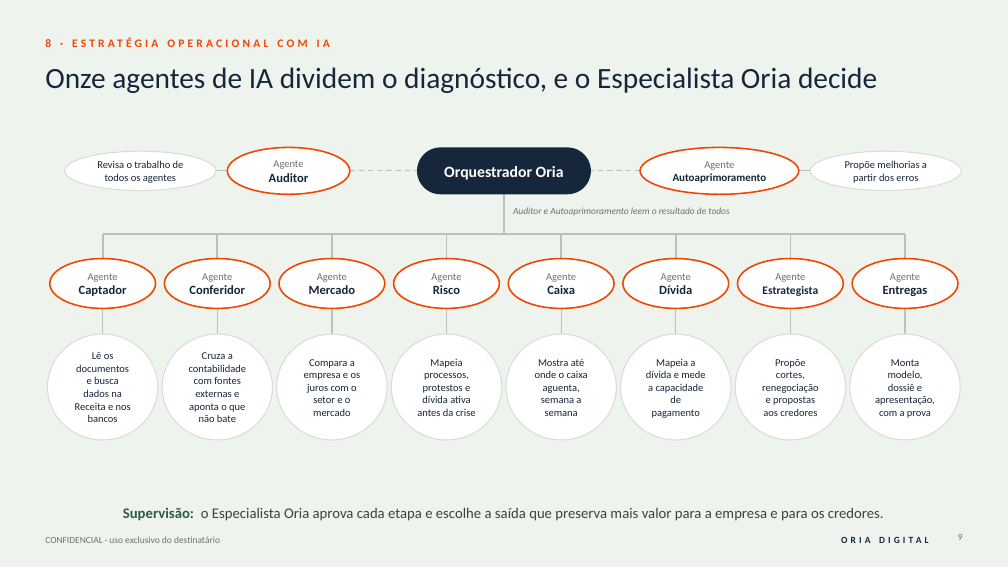
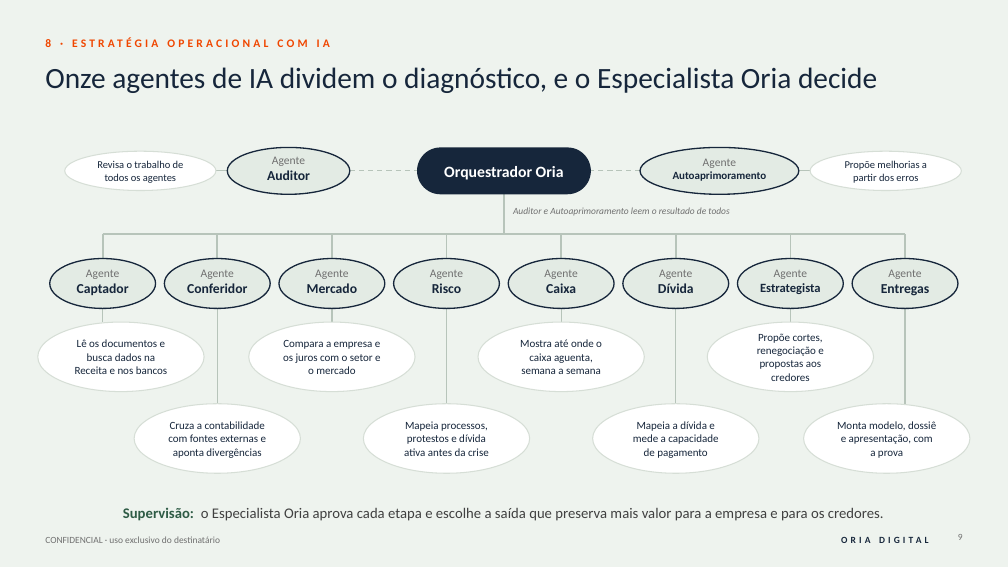
Before and after one commit to rodrigovaroto-wq/Oria-Digital, a slide deck: slide 9 of Business Plan/_trabalho_fase3/Business_Plan_Oria_Digital_v2_rascunho.pptx. Drawn at 1008x567 pixels with LibreOffice and Linux fonts; fonts in the diff are those of the drawing. Boxes give left, top, right and bottom in pixels: in the first picture for what was removed or moved away, otherwise in the second. Text is boxed around its words. In the diff, an @@ line names an element or a change of style, - is before the commit and + after.

```diff
--- a/Business Plan/_trabalho_fase3/Business_Plan_Oria_Digital_v2_rascunho.pptx
+++ b/Business Plan/_trabalho_fase3/Business_Plan_Oria_Digital_v2_rascunho.pptx
@@ ellipse "Agente" at bbox=[228, 147, 350, 194]: size 10 to 11 pt in "Agente"; size 12 to 13 pt in "Auditor"; fill #FFFFFF to #E3EBE4; outline #F04600 1.5 pt to #16263B 1.25 pt @@
@@ ellipse "Agente" at bbox=[640, 147, 799, 194]: fill #FFFFFF to #E3EBE4; outline #F04600 1.5 pt to #16263B 1.25 pt @@
@@ text in ellipse at bbox=[703, 159, 736, 168]: size 10 to 11 pt in "Agente" @@
@@ ellipse "Agente" at bbox=[50, 259, 156, 309]: size 10 to 11 pt in "Agente"; size 12 to 13 pt in "Captador"; fill #FFFFFF to #E3EBE4; outline #F04600 1.5 pt to #16263B 1.25 pt @@
@@ ellipse "Agente" at bbox=[164, 259, 270, 309]: size 10 to 11 pt in "Agente"; size 12 to 13 pt in "Conferidor"; fill #FFFFFF to #E3EBE4; outline #F04600 1.5 pt to #16263B 1.25 pt @@
@@ ellipse "Agente" at bbox=[279, 259, 385, 309]: size 10 to 11 pt in "Agente"; size 12 to 13 pt in "Mercado"; fill #FFFFFF to #E3EBE4; outline #F04600 1.5 pt to #16263B 1.25 pt @@
@@ ellipse "Agente" at bbox=[394, 259, 500, 309]: size 10 to 11 pt in "Agente"; size 12 to 13 pt in "Risco"; fill #FFFFFF to #E3EBE4; outline #F04600 1.5 pt to #16263B 1.25 pt @@
@@ ellipse "Agente" at bbox=[508, 259, 614, 309]: size 10 to 11 pt in "Agente"; size 12 to 13 pt in "Caixa"; fill #FFFFFF to #E3EBE4; outline #F04600 1.5 pt to #16263B 1.25 pt @@
@@ ellipse "Agente" at bbox=[623, 259, 729, 309]: size 10 to 11 pt in "Agente"; size 12 to 13 pt in "Dívida"; fill #FFFFFF to #E3EBE4; outline #F04600 1.5 pt to #16263B 1.25 pt @@
@@ ellipse "Agente" at bbox=[738, 259, 844, 309]: size 10 to 11 pt in "Agente"; size 11 to 12 pt in "Estrategista"; fill #FFFFFF to #E3EBE4; outline #F04600 1.5 pt to #16263B 1.25 pt @@
@@ ellipse "Agente" at bbox=[852, 259, 958, 309]: size 10 to 11 pt in "Agente"; size 12 to 13 pt in "Entregas"; fill #FFFFFF to #E3EBE4; outline #F04600 1.5 pt to #16263B 1.25 pt @@
@@ ellipse "Lê os documentos e busca ...": place and size @@
-ellipse "Lê os documentos e busca ..." at bbox=[48, 334, 158, 440]
+ellipse "Lê os documentos e busca ..." at bbox=[38, 322, 204, 392]
@@ line moved from (103, 309) - (103, 334) to (103, 309) - (103, 322) @@
@@ line moved from (217, 309) - (217, 334) to (217, 309) - (217, 404) @@
@@ ellipse "Compara a empresa e os ...": place and size @@
-ellipse "Compara a empresa e os ..." at bbox=[277, 334, 387, 440]
+ellipse "Compara a empresa e os ..." at bbox=[249, 322, 415, 392]
@@ line moved from (332, 309) - (332, 334) to (332, 309) - (332, 322) @@
@@ line moved from (447, 309) - (447, 334) to (447, 309) - (447, 404) @@
@@ ellipse "Mostra até onde o caixa ...": place and size @@
-ellipse "Mostra até onde o caixa ..." at bbox=[506, 334, 616, 440]
+ellipse "Mostra até onde o caixa ..." at bbox=[478, 322, 644, 392]
@@ line moved from (561, 309) - (561, 334) to (561, 309) - (561, 322) @@
@@ line moved from (676, 309) - (676, 334) to (676, 309) - (676, 404) @@
@@ ellipse "Propõe cortes, renegociação e propostas ...": place and size @@
-ellipse "Propõe cortes, renegociação e propostas ..." at bbox=[736, 334, 846, 440]
+ellipse "Propõe cortes, renegociação e propostas ..." at bbox=[708, 322, 874, 392]
@@ line moved from (791, 309) - (791, 334) to (791, 309) - (791, 322) @@
@@ line moved from (905, 309) - (905, 334) to (905, 309) - (905, 404) @@
@@ ellipse "Cruza a contabilidade com fontes ...": place and size @@
-ellipse "Cruza a contabilidade com fontes ..." at bbox=[162, 334, 272, 440]
+ellipse "Cruza a contabilidade com fontes ..." at bbox=[134, 404, 300, 473]
@@ ellipse "Mapeia processos, protestos e dívida ...": place and size @@
-ellipse "Mapeia processos, protestos e dívida ..." at bbox=[392, 334, 502, 440]
+ellipse "Mapeia processos, protestos e dívida ..." at bbox=[364, 404, 530, 473]
@@ ellipse "Mapeia a dívida e mede ...": place and size @@
-ellipse "Mapeia a dívida e mede ..." at bbox=[621, 334, 731, 440]
+ellipse "Mapeia a dívida e mede ..." at bbox=[593, 404, 759, 473]
@@ size 10 to 10.5 pt in 7 elements at bbox=[478, 322, 644, 392], bbox=[249, 322, 415, 392], bbox=[708, 322, 874, 392], bbox=[38, 322, 204, 392], bbox=[364, 404, 530, 473], bbox=[593, 404, 759, 473], bbox=[804, 404, 970, 473] @@
@@ ellipse "Monta modelo, dossiê e apresentação, ...": place and size @@
-ellipse "Monta modelo, dossiê e apresentação, ..." at bbox=[850, 334, 960, 440]
+ellipse "Monta modelo, dossiê e apresentação, ..." at bbox=[804, 404, 970, 473]
@@ text in ellipse at bbox=[168, 421, 266, 458]: text changed; size 10 to 10.5 pt @@
-Cruza a contabilidade com fontes externas e aponta o que não bate
+Cruza a contabilidade com fontes externas e aponta divergências
```
Also in this commit, not shown: 5 other files.
